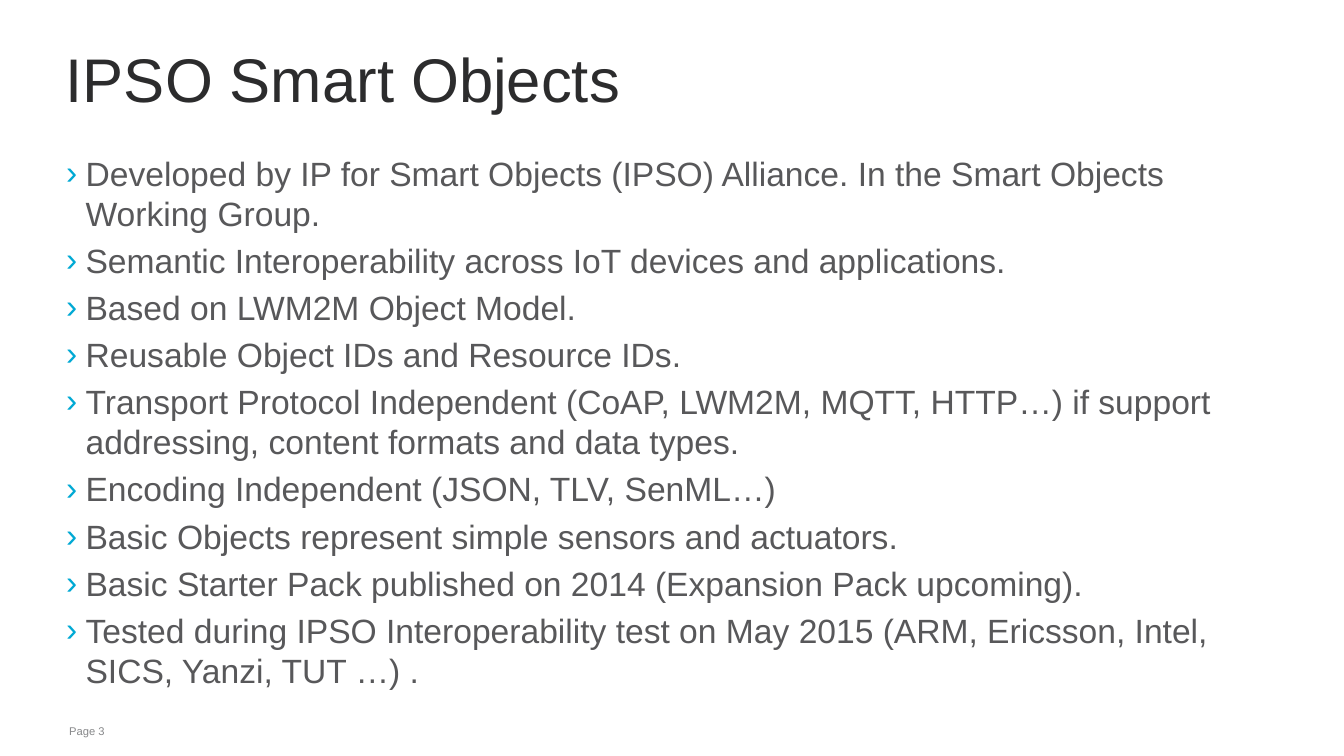
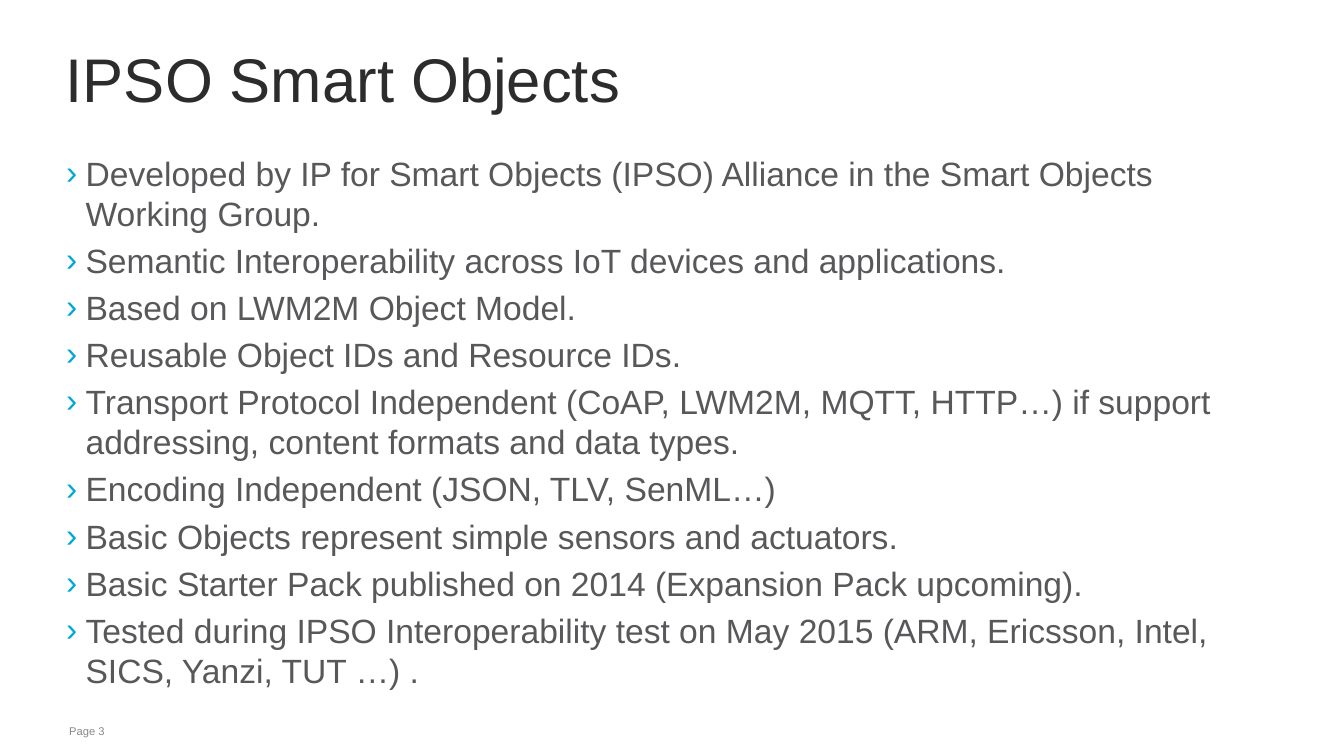
Before and after one commit to jaimejim/iot-playground, a slide deck: slide 3 of Documentation/IPSO_Intro_IOTWEEK.pptx. Drawn at 1344x756 pixels with LibreOffice and Linux fonts; fonts in the diff are those of the drawing; background and template pictures are left out. Boxes give left, top, right and bottom in pixels: in the first picture for what was removed or moved away, otherwise in the second. Text is boxed around its words. In the diff, an @@ line names an element or a change of style, - is before the commit and + after.

Commit message:
nits

```diff
--- a/Documentation/IPSO_Intro_IOTWEEK.pptx
+++ b/Documentation/IPSO_Intro_IOTWEEK.pptx
@@ text at <box>86,161,1153,233</box>: text changed @@
-› Developed by IP for Smart Objects (IPSO) Alliance. In the Smart Objects Working Group.
+› Developed by IP for Smart Objects (IPSO) Alliance in the Smart Objects Working Group.
```
